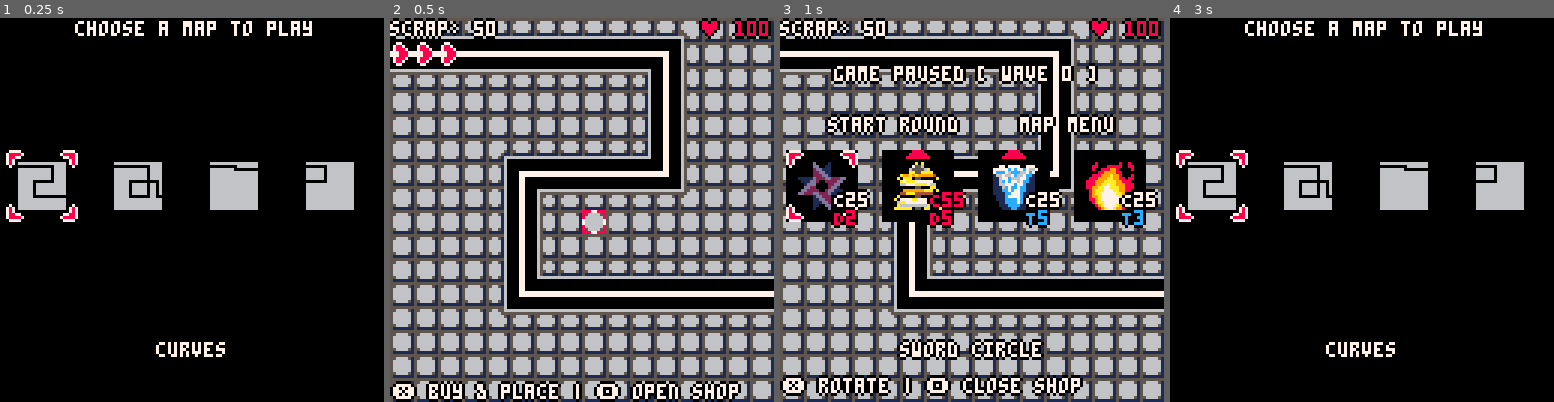
Above: before the commit, frames 1-4 (left to right).
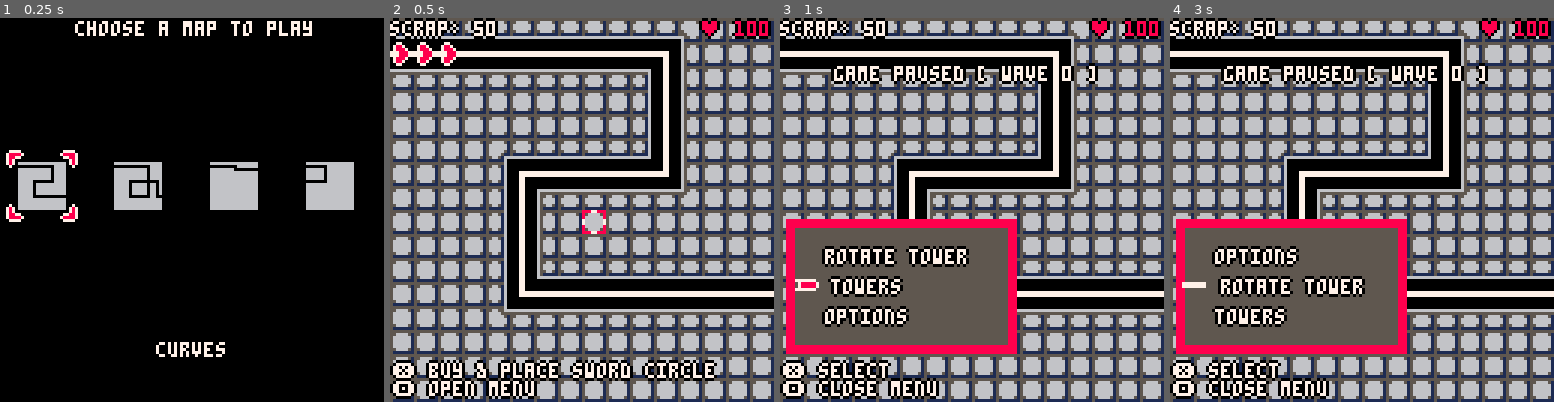
Above: after the commit, the same moments.

Repository: profilename14/TowerDefense
Game: PICO-8 cartridge tower_defense.p8
Two runs of this game, one before a commit and one after it. Both use one fixed random seed, a clock stepped at 60 frames per second and the inputs below.
Inputs:
- Up to frame 1 (0.25 s): no input
- Up to frame 2 (0.5 s): tap X (X key) at 0.33 s
- Up to frame 3 (1 s): tap O (Z key) at 0.7 s
- Up to frame 4 (3 s): tap X (X key) at 1.07, 1.85, 2.97 s; hold Right 1.6-2.1 s; tap O (Z key) every 0.4 s from 1.7 to 2.9 s; hold Up 2.15-2.42 s; hold Right from 2.47 s (still down)

Frame 1 is identical in both runs. In frame 2, 6.4% of the frame differs, in the area x 0-92%, y 89-100%; in frame 3, 38%; in frame 4, 82%, in the area x 0-100%, y 0-100%.

Commit message:
new menu integration and pyscript bugfixes

Diff:
--- a/main.lua
+++ b/main.lua
@@ -1,6 +1,8 @@
 -- Tower Defence v1.14.10
 -- By Jeren (Code), Jasper (Art & Sound), Jimmy (Art & Music)
 
+-- Forward Declaring Functions
+#include src/forwardDeclares.lua
 -- Game Data and Reset Data
 #include src/data.lua
 -- Classes
@@ -8,6 +10,7 @@
 #include src/tower.lua
 #include src/particle.lua
 #include src/animator.lua
+#include src/menu.lua
 
 -- Utility/Helper Functions
 #include src/helpers.lua
@@ -67,6 +70,10 @@
     end
   end
   music(0)
+  menus = {}
+  for i, menu_dat in pairs(menu_data) do
+    add(menus, Menu:new(unpack(menu_dat)))
+  end
 end
 
 function map_loop()
@@ -87,46 +94,28 @@
 end
 
 function shop_loop()
+  foreach(menus, Menu.update)
+
   if btnp(🅾️) then -- disable shop
-    shop_enable = false
-    return
+    if get_active_menu().prev == nil then
+      shop_enable = false
+      menus[1].enable = false
+      return
+    else
+      swap_menu_context(get_active_menu().prev)
+    end
   end
   if btnp(❎) then
-    if option_enable then
-      if option_selector.pos == 1 and not start_next_wave and #enemies == 0 then
-        start_next_wave = true
-        enemies_active = true
-        wave_round += 1
-        wave_round = min(wave_round, #wave_data)
-        if wave_round == #wave_data then
-          freeplay_rounds += 1
-        end
-        enemies_remaining = #wave_data[wave_round]
-      elseif option_selector.pos == 3 then
-        reset_game()
-        map_menu_enable = true
-      end
-      shop_enable = false
-      return
-    else
-      direction = { direction[2] * -1, direction[1] }
-    end
+    Menu.invoke(get_active_menu())
   end
 
-  local dx, dy = controls()
-  if (dy ~= 0) option_enable = not option_enable
-
-  if (dx == 0) return
-  if option_enable then
-    move_ui_selector(option_selector, dx, 2, 0, 16)
-  else
-    move_ui_selector(shop_selector, dx, 1, 1, 20)
-  end
+  foreach(menus, Menu.move)
 end
 
 function game_loop()
   if btnp(🅾️) then
     shop_enable = true
+    menus[1].enable = true
     return
   end
   if btnp(❎) then
--- a/src/data.lua
+++ b/src/data.lua
@@ -35,10 +35,10 @@
   },
   incoming_hint = {
     data = {
-      {sprite = 4, offset = {0, 0}},
-      {sprite = 4, offset = {1, 0}},
-      {sprite = 4, offset = {2, 0}},
-      {sprite = 4, offset = {1, 0}}
+      {sprite = 2, offset = {0, 0}},
+      {sprite = 2, offset = {1, 0}},
+      {sprite = 2, offset = {2, 0}},
+      {sprite = 2, offset = {1, 0}}
     },
     ticks_per_frame = 5
   },
@@ -77,6 +77,35 @@
       {sprite = 125}
     },
     ticks_per_frame = 5,
+  },
+  menu_selector = {
+    data = {
+      {sprite = 6, offset = {0, 0}},
+      {sprite = 7, offset = {-1, 0}},
+      {sprite = 8, offset = {-2, 0}},
+      {sprite = 9, offset = {-3, 0}},
+      {sprite = 8, offset = {-2, 0}},
+      {sprite = 7, offset = {-1, 0}},
+    },
+    ticks_per_frame = 3
+  },
+  up_arrow = {
+    data = {
+      {sprite = 54, offset = {0, 0}},
+      {sprite = 54, offset = {0, -1}},
+      {sprite = 54, offset = {0, -2}},
+      {sprite = 54, offset = {0, -1}},
+    },
+    ticks_per_frame = 3
+  },
+  down_arrow = {
+    data = {
+      {sprite = 55, offset = {0, 0}},
+      {sprite = 55, offset = {0, 1}},
+      {sprite = 55, offset = {0, 2}},
+      {sprite = 55, offset = {0, 1}},
+    },
+    ticks_per_frame = 3
   }
 }
 map_data = {
@@ -111,8 +140,7 @@
 }
 map_meta_data = {
   path_flag_id = 0,
-  non_path_flag_id = 1,
-  map_func_static = {0, 0, 16, 16}
+  non_path_flag_id = 1
 }
 tower_templates = {
   {
@@ -175,42 +203,42 @@
   {
     hp = 10,
     step_delay = 10,
-    sprite_index = 5,
+    sprite_index = 3,
     reward = 3,
     damage = 1
   },
   {
     hp = 10,
     step_delay = 8,
-    sprite_index = 6,
+    sprite_index = 4,
     reward = 5,
     damage = 2
   },
   {
     hp = 25,
     step_delay = 12,
-    sprite_index = 7,
+    sprite_index = 5,
     reward = 7,
     damage = 5
   },
   {
     hp = 20,
     step_delay = 9,
-    sprite_index = 5,
+    sprite_index = 3,
     reward = 3,
     damage = 4
   },
   {
     hp = 15,
     step_delay = 5,
-    sprite_index = 6,
+    sprite_index = 4,
     reward = 5,
     damage = 5
   },
   {
     hp = 70,
     step_delay = 13,
-    sprite_index = 7,
+    sprite_index = 5,
     reward = 7,
     damage = 10
   }
@@ -238,6 +266,57 @@
 }
 sfx_data = {
   round_complete = 10
+}
+menu_data = {
+  {
+    "main", nil,
+    5, 70,
+    animation_data.menu_selector,
+    animation_data.up_arrow,
+    animation_data.down_arrow,
+    {
+      {text = "towers", color = {7, 0}, callback = swap_menu_context, args = {"towers"}},
+      {text = "options", color = {7, 0}, callback = swap_menu_context, args = {"options"}},
+      {text = "rotate tower", color = {7, 0},
+        callback = function()
+          direction = { direction[2] * -1, direction[1] }
+        end
+      }
+    },
+    5, 8, 7, 3
+  },
+  {
+    "towers", "main",
+    5, 70,
+    animation_data.menu_selector,
+    animation_data.up_arrow,
+    animation_data.down_arrow,
+    {
+      {text = "blade circle", color = {2, 13}, callback = choose_tower, args = {1}},
+      {text = "lightning lance", color = {10, 9}, callback = choose_tower, args = {2}},
+      {text = "hale howitzer", color = {12, 7}, callback = choose_tower, args = {3}},
+      {text = "fire pit", color = {9, 8}, callback = choose_tower, args = {4}}
+    },
+    5, 8, 7, 3
+  },
+  {
+    "options", "main",
+    5, 70,
+    animation_data.menu_selector,
+    animation_data.up_arrow,
+    animation_data.down_arrow,
+    {
+      {text = "start round", color = {7, 0}, callback = start_round},
+      {text = "map select", color = {7, 0},
+        callback = function()
+          get_active_menu().enable = false
+          reset_game()
+          map_menu_enable = true
+        end
+      }
+    },
+    5, 8, 7, 3
+  }
 }
 
 function reset_game()
@@ -284,4 +363,6 @@
   enemies = {}
   particles = {}
   animators = {}
+  music(-1)
+  selected_menu_tower_id = 1
 end
--- a/src/draw_calls.lua
+++ b/src/draw_calls.lua
@@ -1,8 +1,5 @@
 function game_draw_loop()
-  map(
-    unpack(map_data[loaded_map].mget_shift),
-    unpack(map_meta_data)
-  )
+  map(unpack(map_data[loaded_map].mget_shift))
   -- towers
   foreach(towers, Tower.draw)
   -- enemies
@@ -10,15 +7,9 @@
   -- particles
   foreach(particles, Particle.draw)
   -- shop
-  if (shop_enable) draw_shop_icons()
+  if (shop_enable) foreach(menus, Menu.draw)
   -- selector
-  if shop_enable then
-    if option_enable then
-      draw_selector(option_selector)
-    else
-      draw_selector(shop_selector)
-    end
-  else
+  if not shop_enable then
     if not enemies_active and incoming_hint ~= nil then
       local dx, dy = unpack(map_data[loaded_map].enemy_spawn_location)
       local dir = map_data[loaded_map].movement_direction
@@ -33,17 +24,21 @@
   print_with_outline("♥ "..player_health, 103, 1, 8, 0)
   if shop_enable then
     print_with_outline("game paused [ wave "..(wave_round+freeplay_rounds).." ]", 18, 16, 7, 0)
-    print_with_outline("start round", shop_ui_data.x[1]-6, 33, 7, 0)
-    print_with_outline("map menu", shop_ui_data.x[3]-6, 33, 7, 0)
-    local len = #tower_templates[shop_selector.pos + 1].name
-    print_with_outline(tower_templates[shop_selector.pos + 1].name, 128/2-(len*2), 108, 7, 0)
-    print_with_outline("❎ rotate | 🅾️ close shop", 1, 120, 7, 0)
-    draw_shop_cost()
-    draw_shop_dmg()
+    if get_active_menu().prev == nil then
+      print_with_outline("❎ select\n🅾️ close menu", 1, 115, 7, 0)
+    else
+      print_with_outline("❎ select\n🅾️ go back to previous menu", 1, 115, 7, 0)
+    end
+    -- draw_shop_cost()
+    -- draw_shop_dmg()
   else
-    local text = "❎ buy & place | 🅾️ open shop"
-    if (is_there_something_at(selector.x / 8, selector.y / 8, towers)) text = "❎ sell | 🅾️ open shop"
-    print_with_outline(text, 1, 122, 7, 0)
+    if is_there_something_at(selector.x / 8, selector.y / 8, towers) then
+      print_with_outline("❎ sell | 🅾️ open menu", 1, 120, 7, 0)
+    else
+      print_with_outline(
+        "❎ buy & place "..tower_templates[selected_menu_tower_id].name.."\n🅾️ open menu",
+        1, 115, 7, 0)
+    end
   end
 end
 
@@ -52,19 +47,6 @@
   for y=0, 15 do
     for x=0, 15 do
       pset(x + xoffset, y + yoffset, placable_tile_location(x + mxshift, y + myshift) and map_draw_data.other or map_draw_data.path)
-    end
-  end
-end
-
-function draw_shop_icons()
-  for i=1, #tower_templates do
-    local id = tower_templates[i].icon_data
-    if (tower_templates[i].disable_icon_rotation) then
-      rectfill(shop_ui_data.x[i] - 20, shop_ui_data.y[1] - 20, shop_ui_data.x[i]+3, shop_ui_data.y[1]+3, 0)
-      spr(id, shop_ui_data.x[i] - 16, shop_ui_data.y[1] - 16, 2, 2)
-    else
-      draw_sprite_rotated(shop_ui_data.background, shop_ui_data.x[i]-20, shop_ui_data.y[1]-20, 24, parse_direction(direction), true)
-      draw_sprite_rotated(id, shop_ui_data.x[i]-16, shop_ui_data.y[1]-16, 16, parse_direction(direction))
     end
   end
 end
--- a/src/enemy.lua
+++ b/src/enemy.lua
@@ -134,7 +134,6 @@
     if (is_there_something_at(unpack(map_data[loaded_map].enemy_spawn_location), enemies)) goto spawn_enemy_continue
     if (enemy_current_spawn_tick ~= 0) goto spawn_enemy_continue
     enemy_data_from_template = increase_enemy_health(enemy_templates[wave_data[wave_round][enemies_remaining]])
-    printh(enemy_data_from_template.hp)
     add(enemies, Enemy:new(map_data[loaded_map].enemy_spawn_location, enemy_data_from_template))
     enemies_remaining -= 1
     ::spawn_enemy_continue::
--- /dev/null
+++ b/src/forwardDeclares.lua
@@ -0,0 +1,49 @@
+-- Tower Related
+function choose_tower(id)
+  selected_menu_tower_id = id
+  get_active_menu().enable = false
+  shop_enable = false
+end
+
+-- Enemy Related
+function start_round()
+  if not start_next_wave and #enemies == 0 then
+    start_next_wave = true
+    enemies_active = true
+    wave_round += 1
+    wave_round = min(wave_round, #wave_data)
+    if wave_round == #wave_data then
+      freeplay_rounds += 1
+    end
+    enemies_remaining = #wave_data[wave_round]
+    get_active_menu().enable = false
+    shop_enable = false
+  end
+end
+
+-- Menu Related
+function get_active_menu()
+  for _, menu in pairs(menus) do
+    if (menu.enable) return menu
+  end
+end
+
+function get_menu(name)
+  for _, menu in pairs(menus) do
+    if (menu.name == name) return menu
+  end
+end
+
+function swap_menu_context(name)
+  local menu = get_active_menu()
+  menu.enable = false
+  get_menu(name).enable = true
+end
+
+function longest_menu_str(data)
+  local len = 0
+  for _, str in pairs(data) do
+    len = max(len, #str.text)
+  end
+  return len
+end
--- /dev/null
+++ b/src/menu.lua
@@ -0,0 +1,73 @@
+Menu = {}
+function Menu:new(menu_name, previous_menu, dx, dy, selector_data, up_arrow_data, down_arrow_data, menu_content, base_color, border_color, text_color, menu_thickness)
+  obj = {
+    name = menu_name,
+    prev = previous_menu,
+    x = dx, y = dy,
+    selector = Animator:new(selector_data, true),
+    up_arrow = Animator:new(up_arrow_data, true),
+    down_arrow = Animator:new(down_arrow_data, true),
+    content = menu_content,
+    width = 10 + 5*longest_menu_str(menu_content),
+    height = dy + 38,
+    thickness = menu_thickness,
+    -- colors
+    base = base_color,
+    border = border_color,
+    text = text_color,
+    -- internals
+    pos = 1,
+    enable = false
+  }
+  setmetatable(obj, self)
+  self.__index = self
+  return obj
+end
+function Menu:draw()
+  if (not self.enable) return
+
+  local top, bottom = self.pos-1, self.pos+1
+  if (top < 1) top = #self.content
+  if (bottom > #self.content) bottom = 1
+
+  rectfill(
+    self.x-self.thickness, self.y-self.thickness,
+    self.x+self.width+self.thickness, self.height+self.thickness,
+    self.border
+  )
+  rectfill(self.x, self.y, self.x+self.width, self.height, self.base)
+
+  Animator.draw(self.selector, self.x+2, self.y+15)
+  if #self.content > 3 then
+    Animator.draw(self.up_arrow, self.width/2, self.y-self.thickness)
+    Animator.draw(self.down_arrow, self.width/2, self.height-self.thickness)
+  end
+
+  print_with_outline(self.content[top].text, self.x+10, self.y+7, unpack(self.content[top].color))
+  print_with_outline(self.content[self.pos].text, self.x+12, self.y+17, unpack(self.content[self.pos].color))
+  print_with_outline(self.content[bottom].text, self.x+10, self.y+27, unpack(self.content[bottom].color))
+end
+function Menu:update()
+  if (not self.enable) return
+  Animator.update(self.selector)
+  if #self.content > 3 then
+    Animator.update(self.up_arrow)
+    Animator.update(self.down_arrow)
+  end
+end
+function Menu:move()
+  if (not self.enable) return
+  local _, dy = controls()
+  if (dy == 0) return
+  self.pos += dy
+  if (self.pos < 1) self.pos = #self.content
+  if (self.pos > #self.content) self.pos = 1
+end
+function Menu:invoke()
+  if (self.content[self.pos].callback == nil) return
+  if self.content[self.pos].args then
+    self.content[self.pos].callback(unpack(self.content[self.pos].args))
+  else
+    self.content[self.pos].callback()
+  end
+end
--- a/src/tower.lua
+++ b/src/tower.lua
@@ -87,12 +87,12 @@
   -- check if there is a tower here
   if (grid[y][x] == "tower") return false
   -- check if player has the money
-  if (coins < tower_templates[shop_selector.pos + 1].cost) return false
+  if (coins < tower_templates[selected_menu_tower_id].cost) return false
   -- spawn the tower
-  local tower_type = tower_templates[shop_selector.pos + 1].type
+  local tower_type = tower_templates[selected_menu_tower_id].type
   if ((tower_type == "floor") ~= (grid[y][x] == "path")) return false
-  add(towers, Tower:new(x, y, tower_templates[shop_selector.pos + 1], direction))
-  coins -= tower_templates[shop_selector.pos + 1].cost
+  add(towers, Tower:new(x, y, tower_templates[selected_menu_tower_id], direction))
+  coins -= tower_templates[selected_menu_tower_id].cost
   grid[y][x] = "tower"
   return true
 end
--- a/tower_defense.p8
+++ b/tower_defense.p8
@@ -1,6 +1,47 @@
 pico-8 cartridge // http://www.pico-8.com
 version 39
 __lua__
+function choose_tower(id)
+selected_menu_tower_id=id
+get_active_menu().enable=false
+shop_enable=false
+end
+function start_round()
+if not start_next_wave and #enemies == 0 then
+start_next_wave=true
+enemies_active=true
+wave_round+=1
+wave_round=min(wave_round,#wave_data)
+if wave_round == #wave_data then
+freeplay_rounds+=1
+end
+enemies_remaining=#wave_data[wave_round]
+get_active_menu().enable=false
+shop_enable=false
+end
+end
+function get_active_menu()
+for _, menu in pairs(menus) do
+if (menu.enable) return menu
+end
+end
+function get_menu(name)
+for _, menu in pairs(menus) do
+if (menu.name == name) return menu
+end
+end
+function swap_menu_context(name)
+local menu = get_active_menu()
+menu.enable=false
+get_menu(name).enable=true
+end
+function longest_menu_str(data)
+local len = 0
+for _, str in pairs(data) do
+len=max(len,#str.text)
+end
+return len
+end
 transparent_color_id = 0
 animation_data={
 spark={
@@ -37,10 +78,10 @@
 },
 incoming_hint={
 data={
-{sprite=4,offset={0,0}},
-{sprite=4,offset={1,0}},
-{sprite=4,offset={2,0}},
-{sprite=4,offset={1,0}}
+{sprite=2,offset={0,0}},
+{sprite=2,offset={1,0}},
+{sprite=2,offset={2,0}},
+{sprite=2,offset={1,0}}
 },
 ticks_per_frame=5
 },
@@ -79,6 +120,35 @@
 {sprite=125}
 },
 ticks_per_frame=5,
+},
+menu_selector = {
+data={
+{sprite=6,offset={0,0}},
+{sprite=7,offset={-1,0}},
+{sprite=8,offset={-2,0}},
+{sprite=9,offset={-3,0}},
+{sprite=8,offset={-2,0}},
+{sprite=7,offset={-1,0}},
+},
+ticks_per_frame=3
+},
+up_arrow={
+data={
+{sprite=54,offset={0,0}},
+{sprite=54,offset={0,-1}},
+{sprite=54,offset={0,-2}},
+{sprite=54,offset={0,-1}},
+},
+ticks_per_frame=3
+},
+down_arrow={
+data={
+{sprite=55,offset={0,0}},
+{sprite=55,offset={0,1}},
+{sprite=55,offset={0,2}},
+{sprite=55,offset={0,1}},
+},
+ticks_per_frame=3
 }
 }
 map_data={
@@ -113,8 +183,7 @@
 }
 map_meta_data={
 path_flag_id=0,
-non_path_flag_id=1,
-map_func_static={0,0,16,16}
+non_path_flag_id=1
 }
 tower_templates={
 {
@@ -177,42 +246,42 @@
 {
 hp=10,
 step_delay=10,
-sprite_index=5,
+sprite_index=3,
 reward=3,
 damage=1
 },
 {
 hp=10,
 step_delay=8,
-sprite_index=6,
+sprite_index=4,
 reward=5,
 damage=2
 },
 {
 hp=25,
 step_delay=12,
-sprite_index=7,
+sprite_index=5,
 reward=7,
 damage=5
 },
 {
 hp=20,
 step_delay=9,
-sprite_index=5,
+sprite_index=3,
 reward=3,
 damage=4
 },
 {
 hp=15,
 step_delay=5,
-sprite_index=6,
+sprite_index=4,
 reward=5,
 damage=5
 },
 {
 hp=70,
 step_delay=13,
-sprite_index=7,
+sprite_index=5,
 reward=7,
 damage=10
 }
@@ -240,6 +309,57 @@
 }
 sfx_data={
 round_complete=10
+}
+menu_data={
+{
+"main", nil,
+5,70,
+animation_data.menu_selector,
+animation_data.up_arrow,
+animation_data.down_arrow,
+{
+{text = "towers", color = {7, 0}, callback = swap_menu_context, args = {"towers"}},
+{text = "options", color = {7, 0}, callback = swap_menu_context, args = {"options"}},
+{text = "rotate tower", color = {7, 0},
+callback = function()
+direction={direction[2]*-1,direction[1]}
+end
+}
+},
+5,8,7,3
+},
+{
+"towers", "main",
+5,70,
+animation_data.menu_selector,
+animation_data.up_arrow,
+animation_data.down_arrow,
+{
+{text = "blade circle", color = {2, 13}, callback = choose_tower, args = {1}},
+{text = "lightning lance", color = {10, 9}, callback = choose_tower, args = {2}},
+{text = "hale howitzer", color = {12, 7}, callback = choose_tower, args = {3}},
+{text = "fire pit", color = {9, 8}, callback = choose_tower, args = {4}}
+},
+5,8,7,3
+},
+{
+"options", "main",
+5,70,
+animation_data.menu_selector,
+animation_data.up_arrow,
+animation_data.down_arrow,
+{
+{text = "start round", color = {7, 0}, callback = start_round},
+{text = "map select", color = {7, 0},
+callback = function()
+get_active_menu().enable=false
+reset_game()
+map_menu_enable=true
+end
+}
+},
+5,8,7,3
+}
 }
 function reset_game()
 selector = {
@@ -283,6 +403,8 @@
 enemies={}
 particles={}
 animators = {}
+music(-1)
+selected_menu_tower_id=1
 end
 Enemy={}
 function Enemy:new(location, enemy_data)
@@ -412,7 +534,6 @@
 if (is_there_something_at(unpack(map_data[loaded_map].enemy_spawn_location), enemies)) goto spawn_enemy_continue
 if (enemy_current_spawn_tick ~= 0) goto spawn_enemy_continue
 enemy_data_from_template = increase_enemy_health(enemy_templates[wave_data[wave_round][enemies_remaining]])
-printh(enemy_data_from_template.hp)
 add(enemies,Enemy:new(map_data[loaded_map].enemy_spawn_location,enemy_data_from_template))
 enemies_remaining-=1
 ::spawn_enemy_continue::
@@ -504,11 +625,11 @@
 end
 function place_tower(x, y)
 if (grid[y][x] == "tower") return false
-if (coins < tower_templates[shop_selector.pos + 1].cost) return false
-local tower_type = tower_templates[shop_selector.pos + 1].type
+if (coins < tower_templates[selected_menu_tower_id].cost) return false
+local tower_type = tower_templates[selected_menu_tower_id].type
 if ((tower_type == "floor") ~= (grid[y][x] == "path")) return false
-add(towers, Tower:new(x, y, tower_templates[shop_selector.pos + 1], direction))
-coins -= tower_templates[shop_selector.pos + 1].cost
+add(towers,Tower:new(x,y,tower_templates[selected_menu_tower_id],direction))
+coins-=tower_templates[selected_menu_tower_id].cost
 grid[y][x] = "tower"
 return true
 end
@@ -608,6 +729,73 @@
 end
 function Animator:reset()
 self.animation_frame=1
+end
+Menu={}
+function Menu:new(menu_name, previous_menu, dx, dy, selector_data, up_arrow_data, down_arrow_data, menu_content, base_color, border_color, text_color, menu_thickness)
+obj={
+name=menu_name,
+prev=previous_menu,
+x=dx,y=dy,
+selector = Animator:new(selector_data, true),
+up_arrow = Animator:new(up_arrow_data, true),
+down_arrow = Animator:new(down_arrow_data, true),
+content=menu_content,
+width=10+5*longest_menu_str(menu_content),
+height=dy+38,
+thickness=menu_thickness,
+base = base_color,
+border = border_color,
+text = text_color,
+pos=1,
+enable=false
+}
+setmetatable(obj,self)
+self.__index=self
+return obj
+end
+function Menu:draw()
+if (not self.enable) return
+local top, bottom = self.pos-1, self.pos+1
+if (top < 1) top = #self.content
+if (bottom > #self.content) bottom = 1
+rectfill(
+self.x-self.thickness,self.y-self.thickness,
+self.x+self.width+self.thickness,self.height+self.thickness,
+self.border
+)
+rectfill(self.x,self.y,self.x+self.width,self.height,self.base)
+Animator.draw(self.selector, self.x+2, self.y+15)
+if #self.content > 3 then
+Animator.draw(self.up_arrow, self.width/2, self.y-self.thickness)
+Animator.draw(self.down_arrow, self.width/2, self.height-self.thickness)
+end
+print_with_outline(self.content[top].text, self.x+10, self.y+7, unpack(self.content[top].color))
+print_with_outline(self.content[self.pos].text, self.x+12, self.y+17, unpack(self.content[self.pos].color))
+print_with_outline(self.content[bottom].text, self.x+10, self.y+27, unpack(self.content[bottom].color))
+end
+function Menu:update()
+if (not self.enable) return
+Animator.update(self.selector)
+if #self.content > 3 then
+Animator.update(self.up_arrow)
+Animator.update(self.down_arrow)
+end
+end
+function Menu:move()
+if (not self.enable) return
+local _, dy = controls()
+if (dy == 0) return
+self.pos+=dy
+if (self.pos < 1) self.pos = #self.content
+if (self.pos > #self.content) self.pos = 1
+end
+function Menu:invoke()
+if (self.content[self.pos].callback == nil) return
+if self.content[self.pos].args then
+self.content[self.pos].callback(unpack(self.content[self.pos].args))
+else
+self.content[self.pos].callback()
+end
 end
 function print_with_outline(text, dx, dy, text_color, outline_color)
 ?text,dx-1,dy,outline_color
@@ -724,21 +912,12 @@
 return fx, fy, flx, fly, ix, iy
 end
 function game_draw_loop()
-map(
-unpack(map_data[loaded_map].mget_shift),
-unpack(map_meta_data)
-)
+map(unpack(map_data[loaded_map].mget_shift))
 foreach(towers, Tower.draw)
 foreach(enemies, Enemy.draw)
 foreach(particles, Particle.draw)
-if (shop_enable) draw_shop_icons()
-if shop_enable then
-if option_enable then
-draw_selector(option_selector)
-else
-draw_selector(shop_selector)
-end
-else
+if (shop_enable) foreach(menus, Menu.draw)
+if not shop_enable then
 if not enemies_active and incoming_hint ~= nil then
 local dx, dy = unpack(map_data[loaded_map].enemy_spawn_location)
 local dir = map_data[loaded_map].movement_direction
@@ -752,17 +931,19 @@
 print_with_outline("♥ "..player_health, 103, 1, 8, 0)
 if shop_enable then
 print_with_outline("game paused [ wave "..(wave_round+freeplay_rounds).." ]", 18, 16, 7, 0)
-print_with_outline("start round", shop_ui_data.x[1]-6, 33, 7, 0)
-print_with_outline("map menu", shop_ui_data.x[3]-6, 33, 7, 0)
-local len = #tower_templates[shop_selector.pos + 1].name
-print_with_outline(tower_templates[shop_selector.pos + 1].name, 128/2-(len*2), 108, 7, 0)
-print_with_outline("❎ rotate | 🅾️ close shop", 1, 120, 7, 0)
-draw_shop_cost()
-draw_shop_dmg()
-else
-local text = "❎ buy & place | 🅾️ open shop"
-if (is_there_something_at(selector.x / 8, selector.y / 8, towers)) text = "❎ sell | 🅾️ open shop"
-print_with_outline(text,1,122,7,0)
+if get_active_menu().prev == nil then
+print_with_outline("❎ select\n🅾️ close menu", 1, 115, 7, 0)
+else
+print_with_outline("❎ select\n🅾️ go back to previous menu", 1, 115, 7, 0)
+end
+else
+if is_there_something_at(selector.x / 8, selector.y / 8, towers) then
+print_with_outline("❎ sell | 🅾️ open menu", 1, 120, 7, 0)
+else
+print_with_outline(
+"❎ buy & place "..tower_templates[selected_menu_tower_id].name.."\n🅾️ open menu",
+1,115,7,0)
+end
 end
 end
 function draw_map_overview(map_id, xoffset, yoffset)
@@ -770,18 +951,6 @@
 for y=0, 15 do
 for x=0, 15 do
 pset(x + xoffset, y + yoffset, placable_tile_location(x + mxshift, y + myshift) and map_draw_data.other or map_draw_data.path)
-end
-end
-end
-function draw_shop_icons()
-for i=1, #tower_templates do
-local id = tower_templates[i].icon_data
-if (tower_templates[i].disable_icon_rotation) then
-rectfill(shop_ui_data.x[i]-20,shop_ui_data.y[1]-20,shop_ui_data.x[i]+3,shop_ui_data.y[1]+3,0)
-spr(id,shop_ui_data.x[i]-16,shop_ui_data.y[1]-16,2,2)
-else
-draw_sprite_rotated(shop_ui_data.background,shop_ui_data.x[i]-20,shop_ui_data.y[1]-20,24,parse_direction(direction),true)
-draw_sprite_rotated(id,shop_ui_data.x[i]-16,shop_ui_data.y[1]-16,16,parse_direction(direction))
 end
 end
 end
@@ -850,6 +1019,10 @@
 end
 end
 music(0)
+menus={}
+for i, menu_dat in pairs(menu_data) do
+add(menus,Menu:new(unpack(menu_dat)))
+end
 end
 function map_loop()
 if btnp(❎) then
@@ -867,43 +1040,25 @@
 end
 end
 function shop_loop()
+foreach(menus, Menu.update)
 if btnp(🅾️) then -- disable shop
+if get_active_menu().prev == nil then
 shop_enable=false
+menus[1].enable=false
 return
+else
+swap_menu_context(get_active_menu().prev)
+end
 end
 if btnp(❎) then
-if option_enable then
-if option_selector.pos == 1 and not start_next_wave and #enemies == 0 then
-start_next_wave=true
-enemies_active=true
-wave_round+=1
-wave_round=min(wave_round,#wave_data)
-if wave_round == #wave_data then
-freeplay_rounds+=1
-end
-enemies_remaining=#wave_data[wave_round]
-elseif option_selector.pos == 3 then
-reset_game()
-map_menu_enable=true
-end
-shop_enable=false
-return
-else
-direction={direction[2]*-1,direction[1]}
-end
-end
-local dx, dy = controls()
-if (dy ~= 0) option_enable = not option_enable
-if (dx == 0) return
-if option_enable then
-move_ui_selector(option_selector, dx, 2, 0, 16)
-else
-move_ui_selector(shop_selector, dx, 1, 1, 20)
-end
+Menu.invoke(get_active_menu())
+end
+foreach(menus, Menu.move)
 end
 function game_loop()
 if btnp(🅾️) then
 shop_enable=true
+menus[1].enable=true
 return
 end
 if btnp(❎) then
Not shown, changed: 46 lines of the sprite sheet (__gfx__) section of tower_defense.p8
Not shown, changed: pico8_compiler/src/compiler.py
